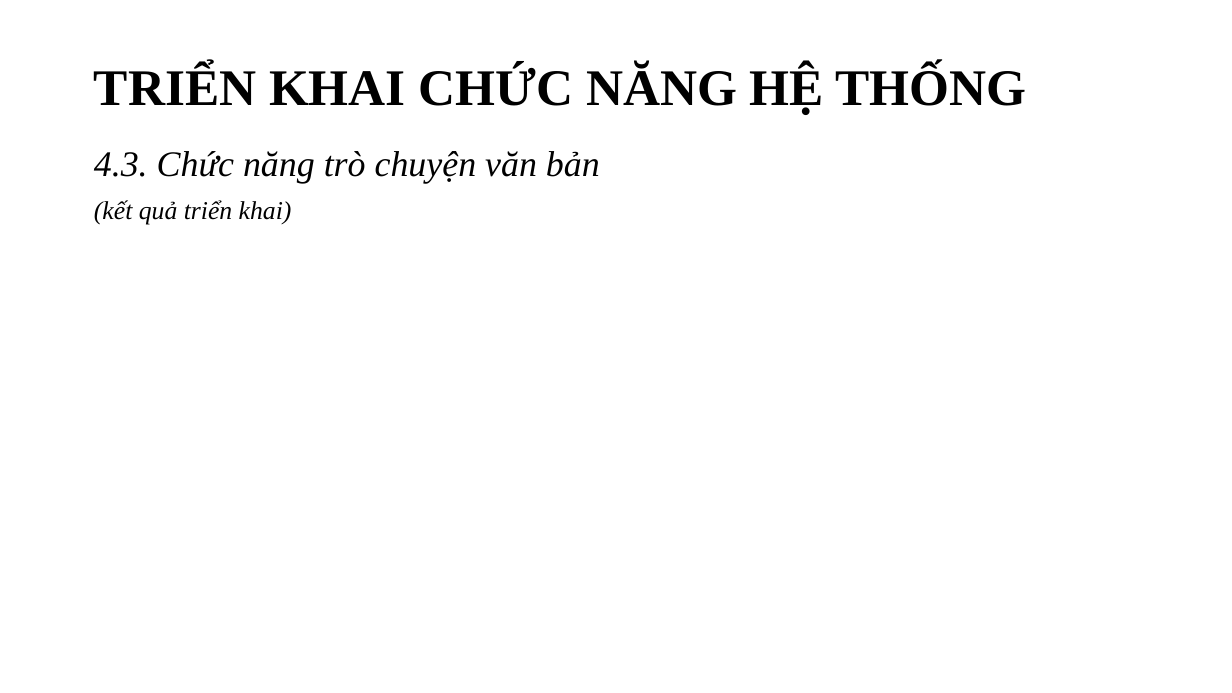
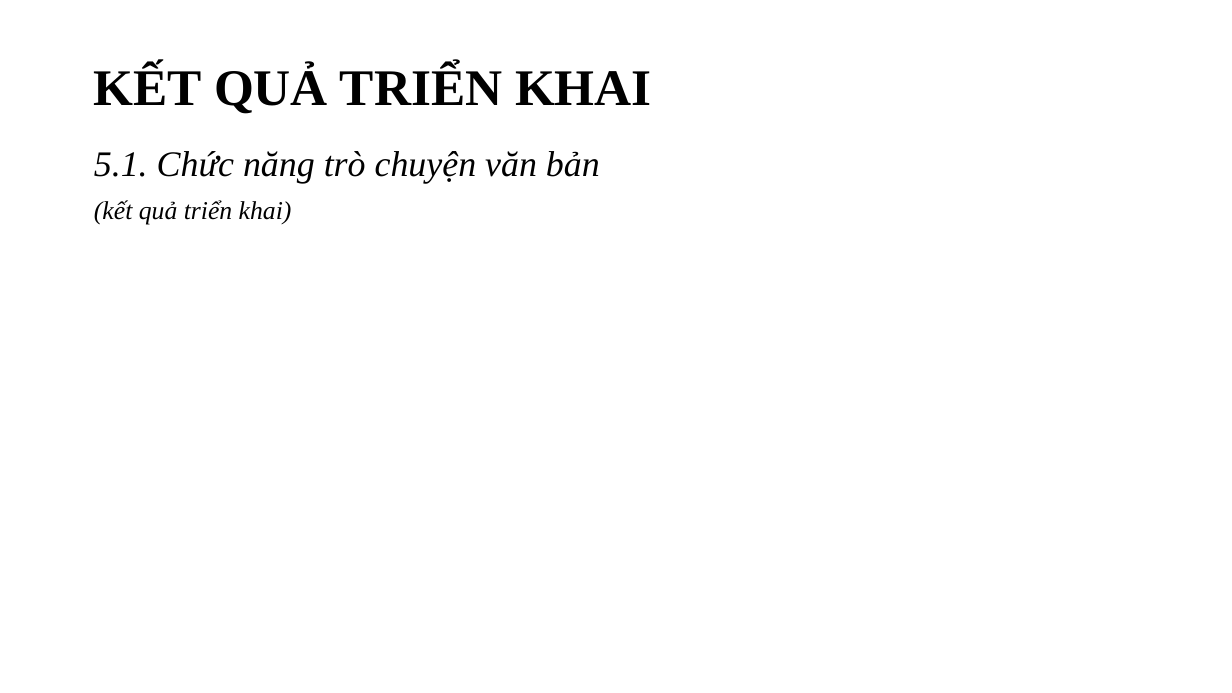
Before and after one commit to ngovanuc/Vietnamese_History_Chatbot, a slide deck: slide 58 of documents/slide bao cao v2.pptx (slide 53 before the commit). Drawn at 1232x693 pixels with LibreOffice and Linux fonts; fonts in the diff are those of the drawing. Boxes give left, top, right and bottom in pixels: in the first picture for what was removed or moved away, otherwise in the second. Text is boxed around its words. In the diff, an @@ line names an element or a change of style, - is before the commit and + after.

```diff
--- a/documents/slide bao cao v2.pptx
+++ b/documents/slide bao cao v2.pptx
@@ title at box(94, 65, 652, 114): text changed @@
-TRIỂN KHAI CHỨC NĂNG HỆ THỐNG
+KẾT QUẢ TRIỂN KHAI
@@ text at box(94, 151, 600, 184): text changed @@
-4.3. Chức năng trò chuyện văn bản
+5.1. Chức năng trò chuyện văn bản
```
Also in this commit, not shown: 15 other slides changed, 10 slides added, 7 slides removed.
